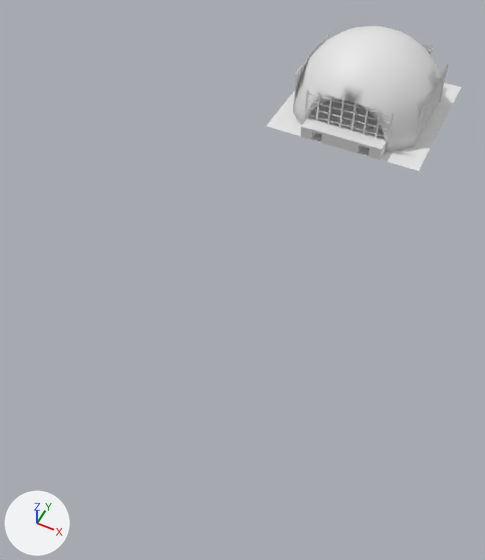
The FBX model Komodo/Assets/Blender/fashionEnvironmentSP21Helper.fbx, before and after one commit.
Rendered twice from a 50 mm camera at (50.2, -195.0, 131.3) aimed at (-4.3, -86.1, -4.9). Every picture has the same lights, and +X, +Y and +Z are marked at lower left. Where no turn or scale is listed for an object, it has been applied to the vertices.

The first picture shows 'Entry1.001', 'Floor', 'Roof.001'.
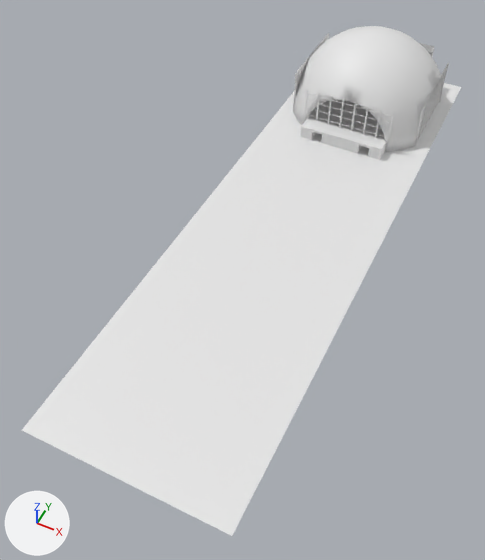
The change, as a list of edits to the scene's bpy script:
```text
Change me_cube_023:
    where me_cube_023.from_pydata(...)  # 4 vertices, 1 face; spans x -25.8..25.8, y -25.8..25.8, z 0.0
    used by ob_floor; location = (0.0, 0.0, 0.0)
    me_cube_023 part 1
    me_cube_023.vertices[2].co: (25.8, -25.8, 0.0) -> (25.8, -150.8, 0.0)  # pixel (418, 170) -> pixel (232, 536)
    me_cube_023.vertices[3].co: (-25.8, -25.8, 0.0) -> (-25.8, -150.8, 0.0)  # pixel (265, 126) -> pixel (21, 430)
```

Location of each change, (x1, y1, x2, y2) in pixels of the pictures (485 x 560 px):
'Floor', reshaped: before (266, 83, 461, 171); after (22, 83, 461, 536)
